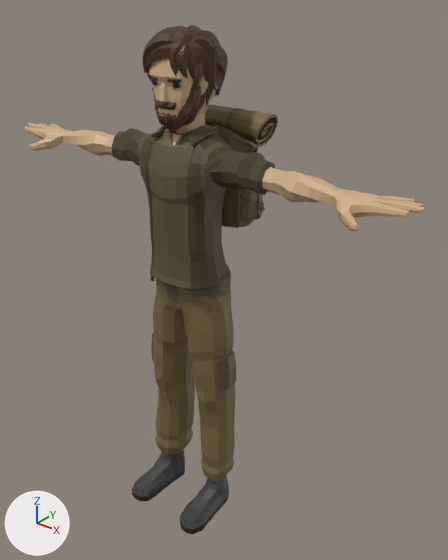
An edit to the glTF model dist/assets/fighter-adventurer.glb, drawn before and after from the same camera.
Both versions are drawn from a camera (50 mm lens) standing at (1.382, -1.589, 1.985) and looking at (0.063, 0.06, 0.962). Arrows for +X, +Y and +Z are at lower left; the lights stay in place. The older version comes first. Vertices at exactly the same position are counted once.

Names of what the first picture shows: 'Adventurer_Body', 'Adventurer_Feet', 'Adventurer_Head', 'Adventurer_Legs', 'Backpack'.
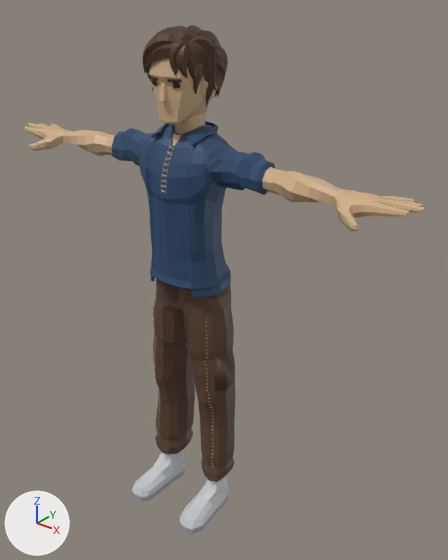
Commit message: Replace Adventurer with blue-gray character variant

Pixel boxes (x1, y1, x2, y2) of what changed, in the pictures (448 x 560 px):
'Adventurer_Legs', reshaped
    before: (151, 279, 236, 482)
    after: (153, 279, 235, 482)
'Backpack', no longer drawn (brown)
    before: (205, 104, 278, 228)
    faces in mat_lightgreen (brown #585236): (214, 108, 265, 228)
    faces in mat_brown (brown #756440): (205, 104, 278, 147)
part 1 of me_cube_063, added
    after: (161, 145, 175, 193)
part 2 of me_cube_063, recoloured (brown to dark blue)
    both: (111, 128, 275, 195)
part 3 of me_cube_063, recoloured
    both: (140, 121, 231, 297)
part 4 of me_cube_063, recoloured (brown to dark blue)
    both: (138, 125, 232, 289)
part 5 of me_cube_052, recoloured (dark grey to light grey)
    both: (132, 450, 229, 529)
part 6 of me_cube_052, recoloured
    both: (132, 470, 229, 534)
part 7 of me_cube_039, deleted (brown)
    before: (154, 83, 207, 134)
part 8 of me_cube_020, cut back
    before: (213, 350, 236, 392)
    after: (204, 317, 214, 467)
part 9 of me_cube_020, reshaped
    before: (151, 332, 154, 362)
    after: (153, 296, 160, 436)
part 10 of me_cube_020, recoloured
    both: (153, 279, 235, 482)
part 11 of me_cube_020, recoloured
    both: (164, 282, 230, 302)

Patch to the scene script:
```diff
--- a/dist/assets/fighter-adventurer.glb.py
+++ b/dist/assets/fighter-adventurer.glb.py
@@ mat_dark_brown_belt @@
+mat_dark_brown_belt = principled_material('Dark_Brown_Belt')
+mat_dark_brown_belt.base_color = (0.0482, 0.0252, 0.0152)  # brown #3e2c21
@@ mat_dark_brown_trousers @@
+mat_dark_brown_trousers = principled_material('Dark_Brown_Trousers')
+mat_dark_brown_trousers.base_color = (0.0999, 0.0513, 0.0273)  # brown #59402e
@@ mat_gray_soles @@
+mat_gray_soles = principled_material('Gray_Soles')
+mat_gray_soles.base_color = (0.397, 0.418, 0.44)  # grey #a9adb1
@@ mat_light_gray_shoes @@
+mat_light_gray_shoes = principled_material('Light_Gray_Shoes')
+mat_light_gray_shoes.base_color = (0.584, 0.604, 0.624)  # light grey #c9cccf
@@ mat_navy_shirt_sleeves @@
+mat_navy_shirt_sleeves = principled_material('Navy_Shirt_Sleeves')
+mat_navy_shirt_sleeves.base_color = (0.0222, 0.063, 0.144)  # dark blue #29476a
@@ mat_navy_shirt @@
+mat_navy_shirt = principled_material('Navy_Shirt')
+mat_navy_shirt.base_color = (0.0222, 0.063, 0.144)  # dark blue #29476a
@@ me_cube_063 @@
-me_cube_063.from_pydata(...)  # 1766 vertices, 3528 faces; spans x -0.84..0.84, y -0.19..0.07, z 0.99..1.56
+me_cube_063.from_pydata(...)  # 1910 vertices, 3672 faces; spans x -0.84..0.84, y -0.19..0.07, z 0.99..1.56
+# me_cube_063 part 1: 144 vertices added at x -0.01..0.01, y -0.18..-0.13, z 1.35..1.5
+# me_cube_063 part 2: 318 faces spanning x -0.34..0.34, y -0.14..0.01, z 1.38..1.53 switch from mat_green (brown #464025) to mat_navy_shirt_sleeves (dark blue #29476a)
+# me_cube_063 part 3: 662 faces spanning x -0.15..0.15, y -0.17..0.07, z 0.99..1.55 switch from mat_green (brown #464025) to mat_navy_shirt (dark blue #29476a)
+# me_cube_063 part 4: 462 faces spanning x -0.16..0.16, y -0.19..0.05, z 0.99..1.56 switch from mat_lightgreen (brown #585236) to mat_navy_shirt (dark blue #29476a)
 me_cube_063.materials.append(mat_skin)
+me_cube_063.materials.append(mat_warm_linen_stitching)  # beige #c9b48c
@@ me_cube_052 @@
 me_cube_052.from_pydata(...)  # 244 vertices, 480 faces; spans x -0.192..0.192, y -0.287..-0.008, z -0.001..0.22
+# me_cube_052 part 5: all 328 faces that had it switch from mat_grey (dark grey #3f3f3f) to mat_light_gray_shoes (light grey #c9cccf)
+# me_cube_052 part 6: all 152 faces that had it switch from mat_black (black #242424) to mat_gray_soles (grey #a9adb1)
@@ me_cube_039 @@
-me_cube_039.from_pydata(...)  # 1944 vertices, 3620 faces; spans x -0.108..0.112, y -0.175..0.094, z 1.442..1.856
+me_cube_039.from_pydata(...)  # 1360 vertices, 2548 faces; spans x -0.108..0.112, y -0.175..0.094, z 1.442..1.856
+# me_cube_039 part 7: 15 loose pieces with 584 vertices, spanning x -0.097..0.097, y -0.167..-0.051, z 1.534..1.717, are deleted
 me_cube_039.materials.append(mat_skin)
@@ me_cube_020 @@
-me_cube_020.from_pydata(...)  # 413 vertices, 822 faces; spans x -0.189..0.189, y -0.169..0.065, z 0.137..1.034
+me_cube_020.from_pydata(...)  # 1083 vertices, 1474 faces; spans x -0.186..0.186, y -0.169..0.065, z 0.137..1.034
+# me_cube_020 part 8: 9 vertices removed from x 0.163..0.189, y -0.115..-0.012, z 0.587..0.728; 344 vertices added at x 0.121..0.155, y -0.135..-0.106, z 0.224..0.904
+# me_cube_020 part 9: 9 vertices removed from x -0.189..-0.163, y -0.115..-0.012, z 0.587..0.728; 344 vertices added at x -0.155..-0.121, y -0.135..-0.106, z 0.224..0.904
+# me_cube_020 part 10: 718 faces spanning x -0.186..0.186, y -0.169..0.065, z 0.137..1.034 switch from mat_brown (brown #756440) to mat_dark_brown_trousers (brown #59402e)
+# me_cube_020 part 11: 56 faces spanning x -0.146..0.146, y -0.169..0.055, z 0.937..1.033 switch from mat_brown2 (brown #5c4e32) to mat_dark_brown_belt (brown #3e2c21)
+me_cube_020.materials.append(mat_warm_linen_stitching)  # beige #c9b48c
@@ ob_backpack @@
-ob_backpack = bpy.data.objects.new('Backpack', me_plane)
+ob_backpack = bpy.data.objects.new('Backpack', None)
 ob_backpack.location = (0.0, 0.0, 0.0)
```
